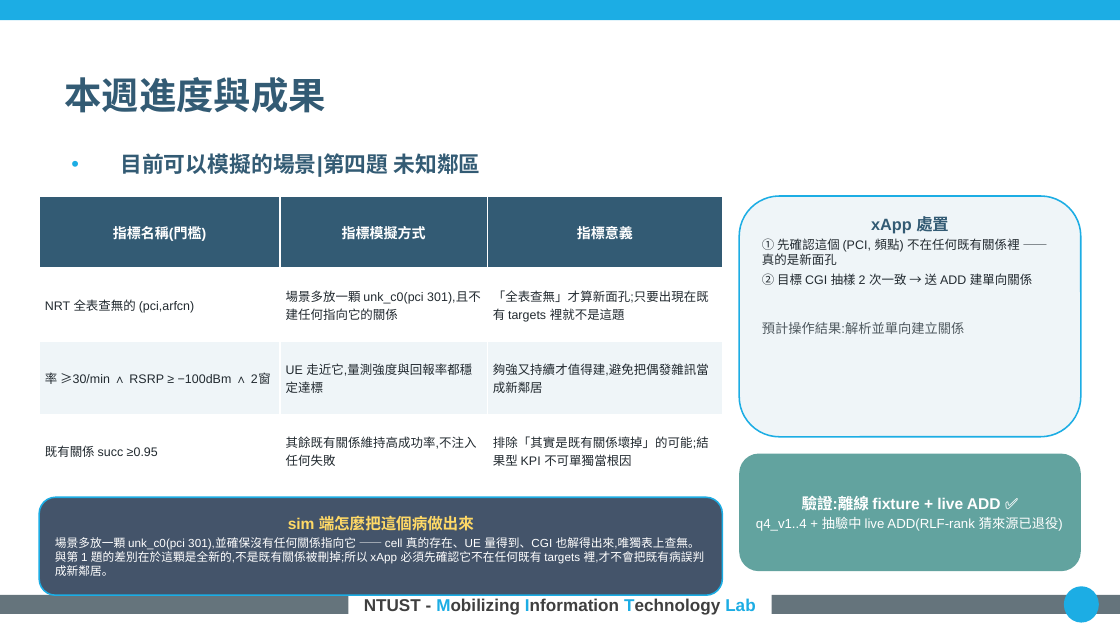
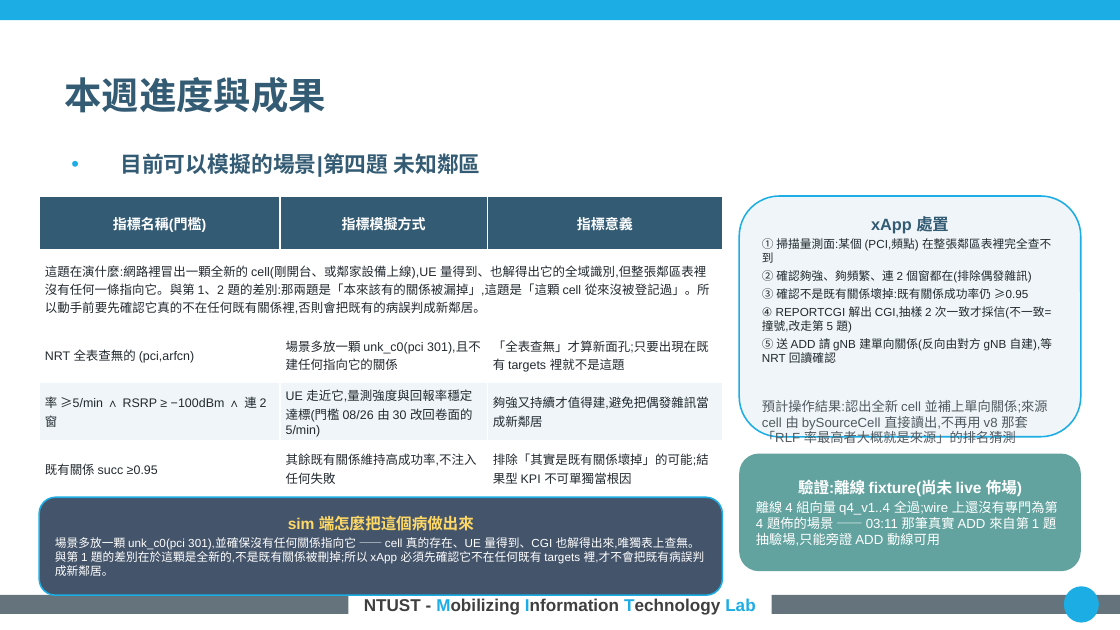
Before and after one commit to kimOuO/RAN-sim-OAI, a slide deck: slide 7 of docs/report/8_27_進度報告_v10十二題.pptx. Drawn at 1120x630 pixels with LibreOffice and Linux fonts; fonts in the diff are those of the drawing; background and template pictures are left out. Boxes give left, top, right and bottom in pixels: in the first picture for what was removed or moved away, otherwise in the second. Text is boxed around its words. In the diff, an @@ line names an element or a change of style, - is before the commit and + after.

```diff
--- a/docs/report/8_27_進度報告_v10十二題.pptx
+++ b/docs/report/8_27_進度報告_v10十二題.pptx
@@ table at bbox=[39, 196, 722, 488] @@
+row 2: 這題在演什麼:網路裡冒出一顆全新的 cell(剛開台、或鄰家設備上線),UE 量得到、也解得出它的全域識別,但整張鄰區表裡沒有任何一條指向它。與第 1、2 題的差別:那兩題是「本來該有的關係被漏掉」,這題是「這顆 cell 從來沒被登記過」。所以動手前要先確認它真的不在任何既有關係裡,否則會把既有的病誤判成新鄰居。 |  | 
-row 4, column 1: 率 ≥30/min ∧ RSRP ≥ −100dBm ∧ 2窗
+row 4, column 1: 率 ≥5/min ∧ RSRP ≥ −100dBm ∧ 連 2 窗
-row 4, column 2: UE 走近它,量測強度與回報率都穩定達標
+row 4, column 2: UE 走近它,量測強度與回報率穩定達標(門檻 08/26 由 30 改回卷面的 5/min)
@@ text in rounded rectangle at bbox=[762, 238, 1052, 443]: text changed; size 8 to 7.5 pt @@
-① 先確認這個 (PCI, 頻點) 不在任何既有關係裡 —— 真的是新面孔
-② 目標 CGI 抽樣 2 次一致 → 送 ADD 建單向關係
-預計操作結果:解析並單向建立關係
+① 掃描量測面:某個 (PCI,頻點) 在整張鄰區表裡完全查不到
+② 確認夠強、夠頻繁、連 2 個窗都在(排除偶發雜訊)
+③ 確認不是既有關係壞掉:既有關係成功率仍 ≥0.95
+④ REPORTCGI 解出 CGI,抽樣 2 次一致才採信(不一致=撞號,改走第 5 題)
+⑤ 送 ADD 請 gNB 建單向關係(反向由對方 gNB 自建),等 NRT 回讀確認
+預計操作結果:認出全新 cell 並補上單向關係;來源 cell 由 bySourceCell 直接讀出,不再用 v8 那套「RLF 率最高者大概就是來源」的排名猜測
@@ text in rounded rectangle at bbox=[756, 480, 1058, 546]: text changed @@
-驗證:離線 fixture + live ADD ✅
-q4_v1..4 + 抽驗中 live ADD(RLF-rank 猜來源已退役)
+驗證:離線 fixture(尚未 live 佈場)
+離線 4 組向量 q4_v1..4 全過;wire 上還沒有專門為第 4 題佈的場景 —— 03:11 那筆真實 ADD 來自第 1 題抽驗場,只能旁證 ADD 動線可用
```
Also in this commit, not shown: 2 other slides changed.
